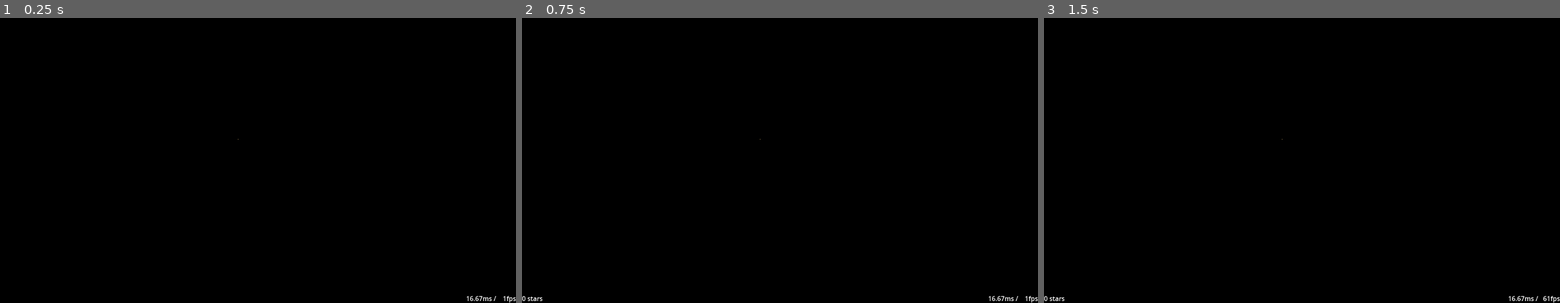
Above: before the commit, frames 1-3 (left to right).
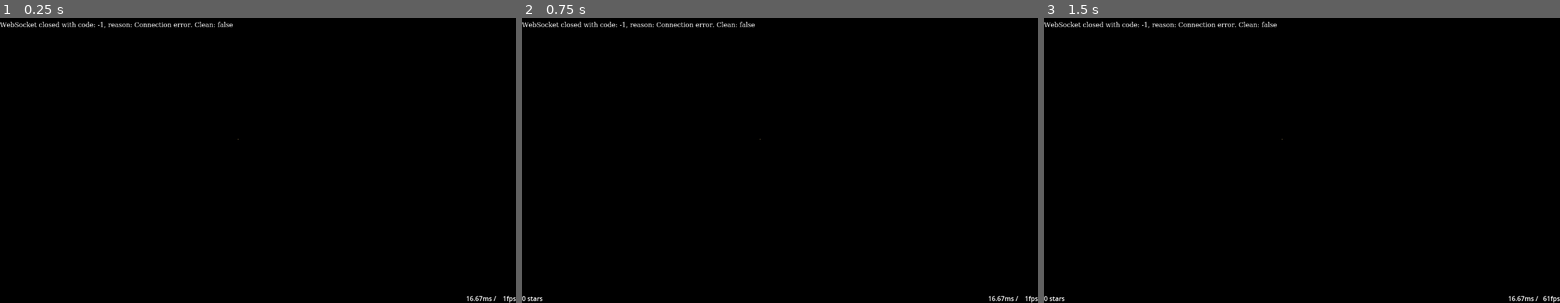
Above: after the commit, the same moments.

Repository: HansAcker/eddn-godot
Game: Godot game, scene res://Main.tscn
The game is run twice, just before and just after one commit, with the same random seed, the same clock (stepped at 60 frames per second) and the same inputs.
Inputs:
- Up to frame 1 (0.25 s): no input
- Up to frame 2 (0.75 s): tap Enter at 0.5 s; hold Delete (clear) from 0.53 s (still down)
- Up to frame 3 (1.5 s): release Delete (clear) at 1.28 s; tap Delete (clear) at 1.35 s

The runs differ from the first frame. In frame 1, 0.4% of the frame differs, in the area x 0-46%, y 1-4%; in frame 2, 0.4%; in frame 3, 0.4%.

Commit message:
invert x, added age

Diff:
--- a/UI/UI_EDDNEvent.gd
+++ b/UI/UI_EDDNEvent.gd
@@ -1,12 +1,12 @@
 extends Control
 
-func _on_eddn_receiver_received(event_type: StringName, message: Dictionary, star_system: StarSystemRecord, _age: int):
+func _on_eddn_receiver_received(event_type: StringName, message: Dictionary, star_system: StarSystemRecord, age: int):
 	$Type.text = event_type
 	$SystemName.text = star_system.name
 	#$Position.text = "%s" % star_system.position if star_system.position != StarSystemRecord.POS_INVALID else ""
-	$Position.text = "x: %10.3fly y: %10.3fly z: %10.3fly" % [star_system.position.x, star_system.position.y, star_system.position.z] if star_system.position != StarSystemRecord.POS_INVALID else ""
+	$Position.text = "x: %10.3fly y: %10.3fly z: %10.3fly" % [-star_system.position.x, star_system.position.y, star_system.position.z] if star_system.position != StarSystemRecord.POS_INVALID else ""
 	#$Position.text = "[table][tr][th]x[/th][th]y[/th][th]z[/th][/tr][tr][td]%9.3f[/td][td]%9.3f[/td][td]%9.3f[/td][/tr][/table]" % [star_system.position.x, star_system.position.y, star_system.position.z] if star_system.position != StarSystemRecord.POS_INVALID else ""
-	$Timestamp.text = "%s" % message.timestamp
+	$Timestamp.text = "%s (%ss ago)" % [message.timestamp, age]
 
 func _on_json_web_socket_receiver_disconnected(code: int, reason: String):
 	$Type.text = "WebSocket closed with code: %d, reason: %s. Clean: %s" % [code, reason, code != -1]
